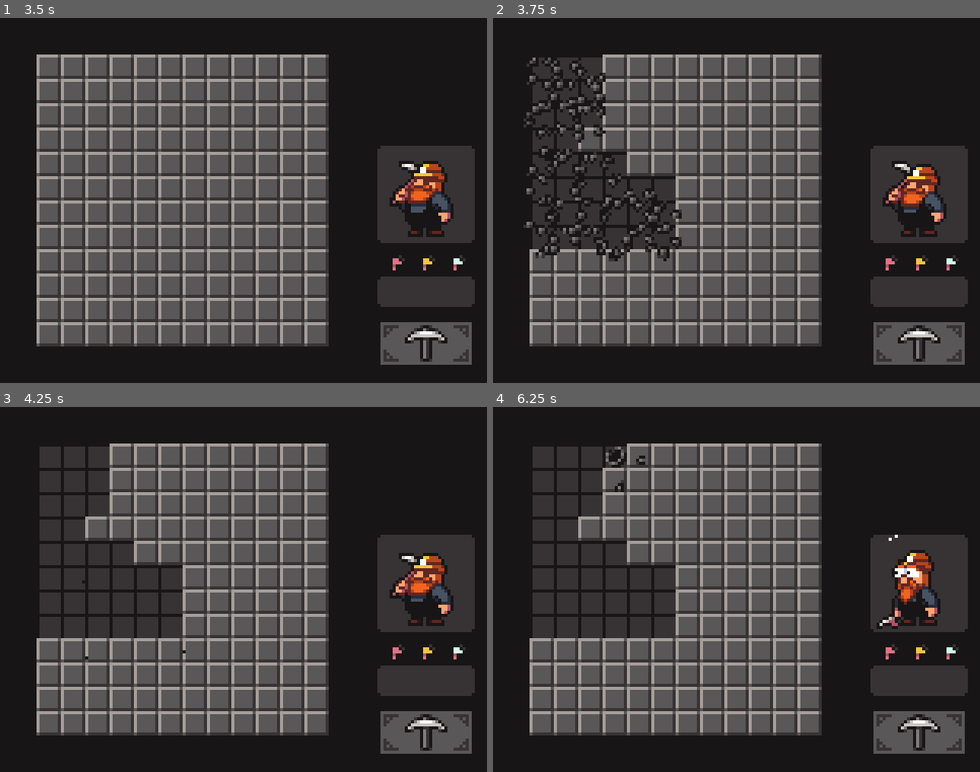
Above: before the commit, frames 1-4 (two rows, left to right).
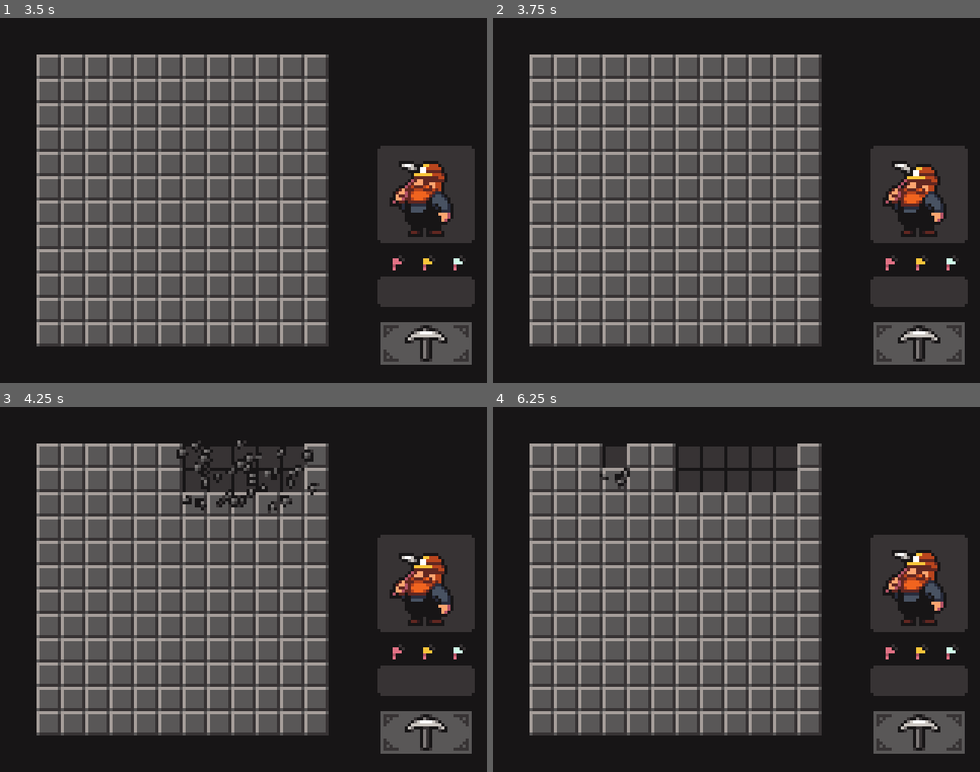
Above: after the commit, the same moments.

Repository: BragmaDev/fortunesweeper
Game: Godot game, scene res://interface/menus/MainMenu.tscn
The game is run twice, just before and just after one commit, with the same random seed, the same clock (stepped at 60 frames per second) and the same inputs.
Inputs (mouse positions are in pixels of both pictures, inside the frame that each line leads up to):
- Up to frame 1 (3.5 s): click "Start" at 0.5 s; move the mouse to (350, 182) at 1.27 s; click (350, 182) at 1.42 s; drag from (48, 174) to (194, 174) at 2.02 s; move the mouse to (48, 54) at 2.77 s; click (48, 54) at 2.92 s
- Up to frame 2 (3.75 s): drag from (541, 65) to (712, 65) at 3.52 s
- Up to frame 3 (4.25 s): no input
- Up to frame 4 (6.25 s): drag from (566, 454) to (760, 454) at 4.27 s; drag from (590, 454) to (785, 454) at 5.02 s; move the mouse to (614, 454) at 5.77 s; click (614, 454) at 5.92 s

Frame 1 is identical in both runs. In frame 2, 9.9% of the frame differs, in the area x 6-39%, y 10-67%; in frame 3, 12%; in frame 4, 13%, in the area x 7-94%, y 10-64%.

Commit message:
Add new sounds

Diff:
--- a/Main.tscn
+++ b/Main.tscn
@@ -92,7 +92,6 @@
 }
 
 [node name="PauseMenu" parent="CanvasLayer" instance=ExtResource( 3 )]
-pause_mode = 2
 visible = false
 
 [node name="TransitionRect" parent="CanvasLayer" instance=ExtResource( 6 )]
--- a/autoloads/audio_manager.gd
+++ b/autoloads/audio_manager.gd
@@ -4,7 +4,9 @@
 var sfx = {
 		"buzzer": "res://sfx/buzzer.wav",
 		"cell_reveal": "res://sfx/cell_reveal.wav",
-		"hole_fall": "res://sfx/hole_fall.wav",
+		"confirm": "res://sfx/confirm.wav",
+		"hole_fall": "res://sfx/hole_fall2.wav",
+		"hover": "res://sfx/hover.wav",
 		"money_increase": "res://sfx/money_increase.wav",
 }
 
@@ -13,6 +15,8 @@
 
 
 func _ready() -> void:
+	set_pause_mode(PAUSE_MODE_PROCESS)
+
 	# Populate '_pool' with dictionaries containing AudioStreamPlayer nodes and sfx names
 	for sound in sfx:
 		# Set up AudioStreamPlayer
--- a/board/cell/cell.gd
+++ b/board/cell/cell.gd
@@ -34,7 +34,7 @@
 	if (
 			event is InputEventMouseButton
 			and event.get_button_index() == BUTTON_LEFT
-			and event.is_pressed()
+			and not event.is_pressed()
 			and _state == States.UNREVEALED
 	):
 		emit_signal("pressed")
@@ -43,7 +43,7 @@
 	elif (
 			event is InputEventMouseButton
 			and (event.get_button_index() == BUTTON_MIDDLE or event.get_button_index() == BUTTON_LEFT)
-			and event.is_pressed()
+			and not event.is_pressed()
 			and _state == States.REVEALED
 	):
 		emit_signal("chorded")
@@ -52,7 +52,7 @@
 	elif (
 			event is InputEventMouseButton
 			and event.get_button_index() == BUTTON_RIGHT
-			and event.is_pressed()
+			and not event.is_pressed()
 			and _state == States.UNREVEALED
 	):
 		emit_signal("flagged")
--- /dev/null
+++ b/interface/ext_button.gd
@@ -0,0 +1,15 @@
+class_name ExtButton
+extends Button
+
+
+var _hovered := false
+
+
+func _ready() -> void:
+	connect("pressed", AudioManager, "play", ["confirm", 1.0, false])
+	connect("mouse_entered", self, "_play_sound", ["hover"])
+
+
+func _play_sound(sound_name : String) -> void:
+	if not disabled:
+		AudioManager.play(sound_name, 1.0, false)
--- a/interface/menus/GameOverScreen.tscn
+++ b/interface/menus/GameOverScreen.tscn
@@ -1,8 +1,9 @@
-[gd_scene load_steps=4 format=2]
+[gd_scene load_steps=5 format=2]
 
 [ext_resource path="res://interface/menus/BackgroundTilemap.tscn" type="PackedScene" id=1]
 [ext_resource path="res://effects/TransitionRect.tscn" type="PackedScene" id=2]
 [ext_resource path="res://interface/menus/game_over_screen.gd" type="Script" id=3]
+[ext_resource path="res://interface/ext_button.gd" type="Script" id=4]
 
 [node name="GameOverScreen" type="Control"]
 anchor_right = 1.0
@@ -77,6 +78,7 @@
 margin_right = 70.0
 margin_bottom = 59.0
 text = "Restart"
+script = ExtResource( 4 )
 
 [node name="QuitButton" type="Button" parent="CenterContainer/VBoxContainer"]
 margin_top = 63.0
@@ -84,8 +86,8 @@
 margin_bottom = 76.0
 custom_colors/font_color_hover = Color( 0.972549, 0.772549, 0.227451, 1 )
 text = "Quit"
+script = ExtResource( 4 )
 
 [node name="BackgroundTilemap" parent="." instance=ExtResource( 1 )]
 
 [node name="TransitionRect" parent="." instance=ExtResource( 2 )]
-visible = true
--- a/interface/menus/MainMenu.tscn
+++ b/interface/menus/MainMenu.tscn
@@ -6,6 +6,7 @@
 [ext_resource path="res://interface/textures/pb_icon.png" type="Texture" id=4]
 [ext_resource path="res://interface/textures/title.png" type="Texture" id=5]
 [ext_resource path="res://interface/textures/sound_volume_icon.png" type="Texture" id=6]
+[ext_resource path="res://interface/ext_button.gd" type="Script" id=7]
 
 [node name="MainMenu" type="Node2D"]
 script = ExtResource( 2 )
@@ -40,24 +41,28 @@
 margin_right = 48.0
 margin_bottom = 13.0
 text = "Start"
+script = ExtResource( 7 )
 
 [node name="HelpButton" type="Button" parent="CanvasLayer/CenterContainer/VBoxContainer"]
 margin_top = 13.0
 margin_right = 48.0
 margin_bottom = 26.0
 text = "Help"
+script = ExtResource( 7 )
 
 [node name="CreditsButton" type="Button" parent="CanvasLayer/CenterContainer/VBoxContainer"]
 margin_top = 26.0
 margin_right = 48.0
 margin_bottom = 39.0
 text = "Credits"
+script = ExtResource( 7 )
 
 [node name="QuitButton" type="Button" parent="CanvasLayer/CenterContainer/VBoxContainer"]
 margin_top = 39.0
 margin_right = 48.0
 margin_bottom = 52.0
 text = "Quit"
+script = ExtResource( 7 )
 
 [node name="SoundVolumeSlider" type="HSlider" parent="CanvasLayer"]
 margin_left = 17.0
--- a/interface/menus/PauseMenu.tscn
+++ b/interface/menus/PauseMenu.tscn
@@ -1,9 +1,11 @@
-[gd_scene load_steps=3 format=2]
+[gd_scene load_steps=4 format=2]
 
 [ext_resource path="res://interface/menus/BackgroundTilemap.tscn" type="PackedScene" id=1]
 [ext_resource path="res://interface/menus/pause_menu.gd" type="Script" id=2]
+[ext_resource path="res://interface/ext_button.gd" type="Script" id=3]
 
 [node name="PauseMenu" type="Control"]
+pause_mode = 2
 anchor_right = 1.0
 anchor_bottom = 1.0
 script = ExtResource( 2 )
@@ -40,12 +42,14 @@
 margin_right = 80.0
 margin_bottom = 31.0
 text = "Resume"
+script = ExtResource( 3 )
 
 [node name="RestartButton" type="Button" parent="CenterContainer/VBoxContainer"]
 margin_top = 35.0
 margin_right = 80.0
 margin_bottom = 48.0
 text = "Restart"
+script = ExtResource( 3 )
 
 [node name="QuitButton" type="Button" parent="CenterContainer/VBoxContainer"]
 margin_top = 52.0
@@ -53,5 +57,6 @@
 margin_bottom = 65.0
 custom_colors/font_color_hover = Color( 0.972549, 0.772549, 0.227451, 1 )
 text = "Quit"
+script = ExtResource( 3 )
 
 [node name="BackgroundTilemap" parent="." instance=ExtResource( 1 )]
--- a/interface/menus/WinScreen.tscn
+++ b/interface/menus/WinScreen.tscn
@@ -1,8 +1,9 @@
-[gd_scene load_steps=4 format=2]
+[gd_scene load_steps=5 format=2]
 
 [ext_resource path="res://interface/menus/BackgroundTilemap.tscn" type="PackedScene" id=1]
 [ext_resource path="res://effects/TransitionRect.tscn" type="PackedScene" id=2]
 [ext_resource path="res://interface/menus/win_screen.gd" type="Script" id=3]
+[ext_resource path="res://interface/ext_button.gd" type="Script" id=4]
 
 [node name="WinScreen" type="Control"]
 anchor_right = 1.0
@@ -92,6 +93,7 @@
 margin_right = 70.0
 margin_bottom = 70.0
 text = "Restart"
+script = ExtResource( 4 )
 
 [node name="QuitButton" type="Button" parent="CenterContainer/VBoxContainer"]
 margin_top = 74.0
@@ -99,8 +101,8 @@
 margin_bottom = 87.0
 custom_colors/font_color_hover = Color( 0.972549, 0.772549, 0.227451, 1 )
 text = "Quit"
+script = ExtResource( 4 )
 
 [node name="BackgroundTilemap" parent="." instance=ExtResource( 1 )]
 
 [node name="TransitionRect" parent="." instance=ExtResource( 2 )]
-visible = true
--- a/interface/menus/main_menu.gd
+++ b/interface/menus/main_menu.gd
@@ -16,6 +16,7 @@
 	start_button.connect("pressed", SceneManager, "change_scene", [SceneManager.MAIN_SCENE_PATH])
 	quit_button.connect("pressed", SceneManager, "quit_game")
 	sound_vol_slider.connect("value_changed", self, "_update_sound_volume")
+	sound_vol_slider.connect("drag_ended", self, "_play_slider_sound")
 
 	sound_vol_slider.set_value(Options.sound_volume)
 
@@ -29,6 +30,10 @@
 		button.set_disabled(true)
 
 
+func _play_slider_sound(_value : float) -> void:
+	AudioManager.play("hover", 1.0, false)
+
+
 func _update_sound_volume(value : float) -> void:
 	Options.set_sound_volume(value)
 	Options.save_config()
--- a/project.godot
+++ b/project.godot
@@ -39,6 +39,11 @@
 "language": "GDScript",
 "path": "res://enemy_manager/enemy_spawn_position.gd"
 }, {
+"base": "Button",
+"class": "ExtButton",
+"language": "GDScript",
+"path": "res://interface/ext_button.gd"
+}, {
 "base": "Node",
 "class": "Formatter",
 "language": "GDScript",
@@ -66,6 +71,7 @@
 "Cell": "",
 "Colors": "",
 "EnemySpawnPosition": "",
+"ExtButton": "",
 "Formatter": "",
 "GameStateData": "",
 "TextPopup": "",
Not shown: 1 places in interface/menus/MainMenu.tscn that only renumber resources
Not shown, added: sfx/confirm.wav.import
Not shown, added: sfx/hole_fall2.wav.import
Not shown, added: sfx/hover.wav.import
Not shown, added: sfx/confirm.wav
Not shown, added: sfx/hole_fall2.wav
Not shown, added: sfx/hover.wav
